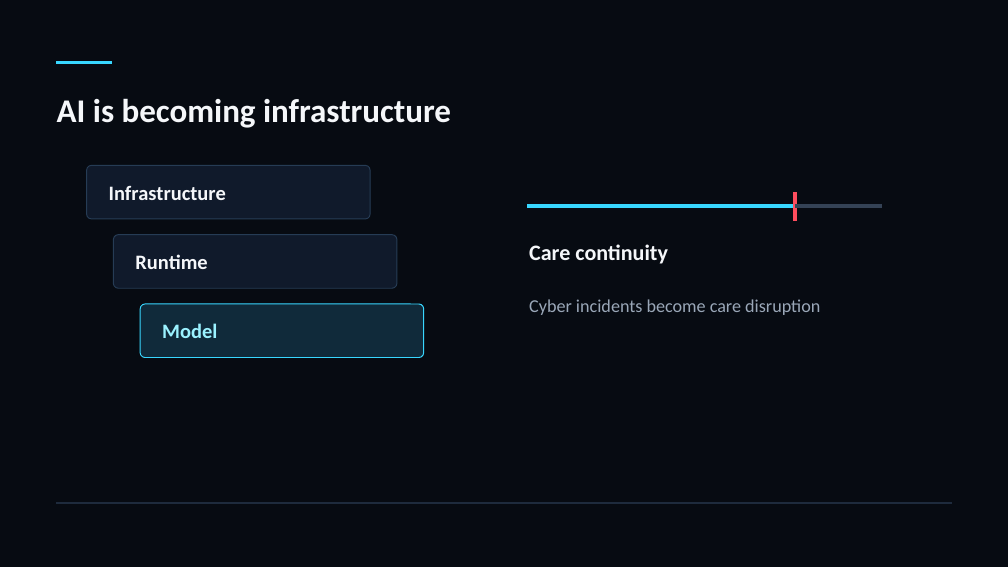
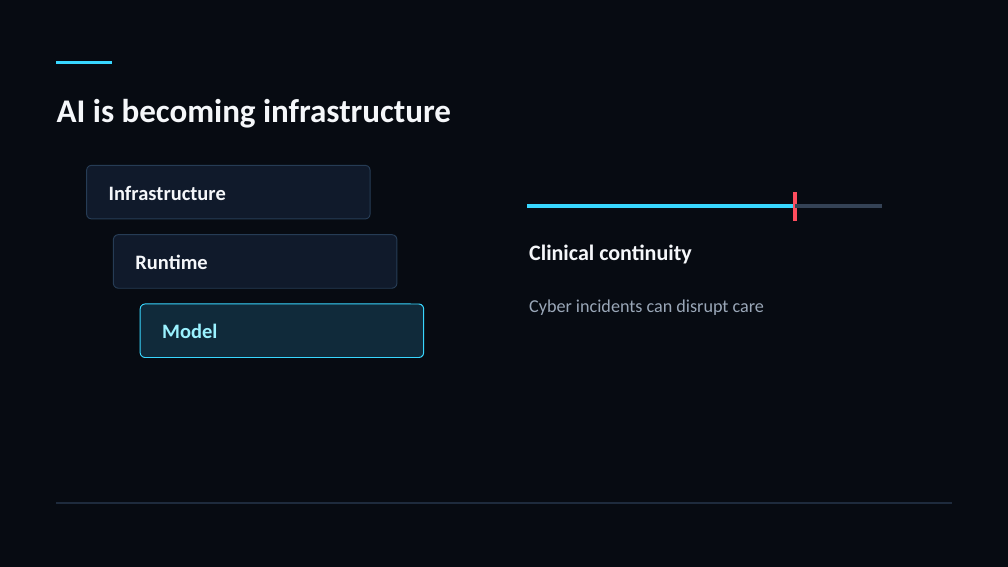
Before and after one commit to JasonLn0711/cybersec-2026-ai-samd-talk, a slide deck: slide 4 of outputs/deck/cybersec-2026-ai-samd-compact-optimized.pptx. Drawn at 1008x567 pixels with LibreOffice and Linux fonts; fonts in the diff are those of the drawing. Boxes give left, top, right and bottom in pixels: in the first picture for what was removed or moved away, otherwise in the second. Text is boxed around its words. In the diff, an @@ line names an element or a change of style, - is before the commit and + after.

Commit message:
docs: consolidate and audit CYBERSEC talk package

```diff
--- a/outputs/deck/cybersec-2026-ai-samd-compact-optimized.pptx
+++ b/outputs/deck/cybersec-2026-ai-samd-compact-optimized.pptx
@@ text at [529, 244, 692, 264]: text changed @@
-Care continuity
+Clinical continuity
@@ text at [529, 299, 764, 315]: text changed @@
-Cyber incidents become care disruption
+Cyber incidents can disrupt care
```
Also in this commit, not shown: 3 other slides changed, 18 other files.
